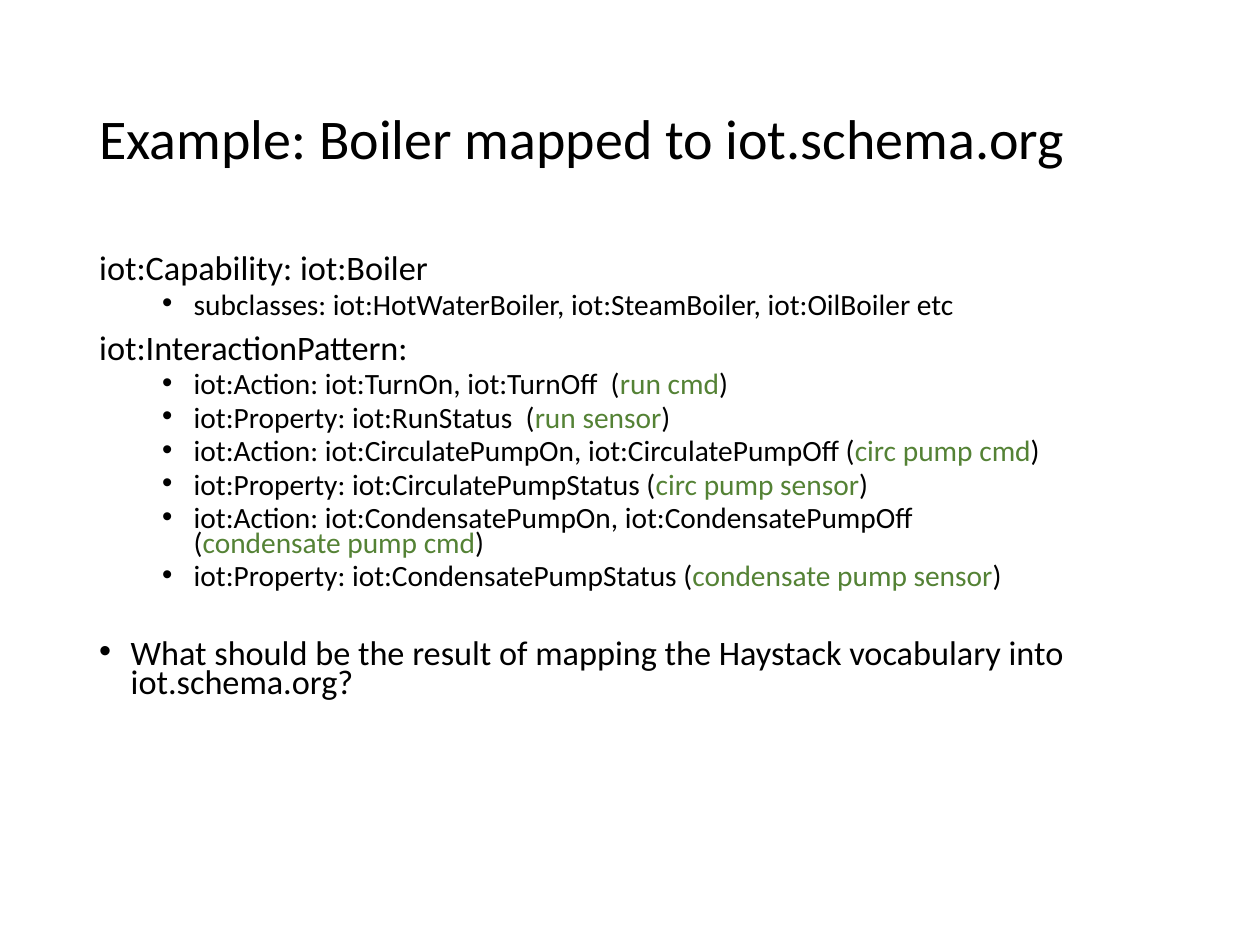
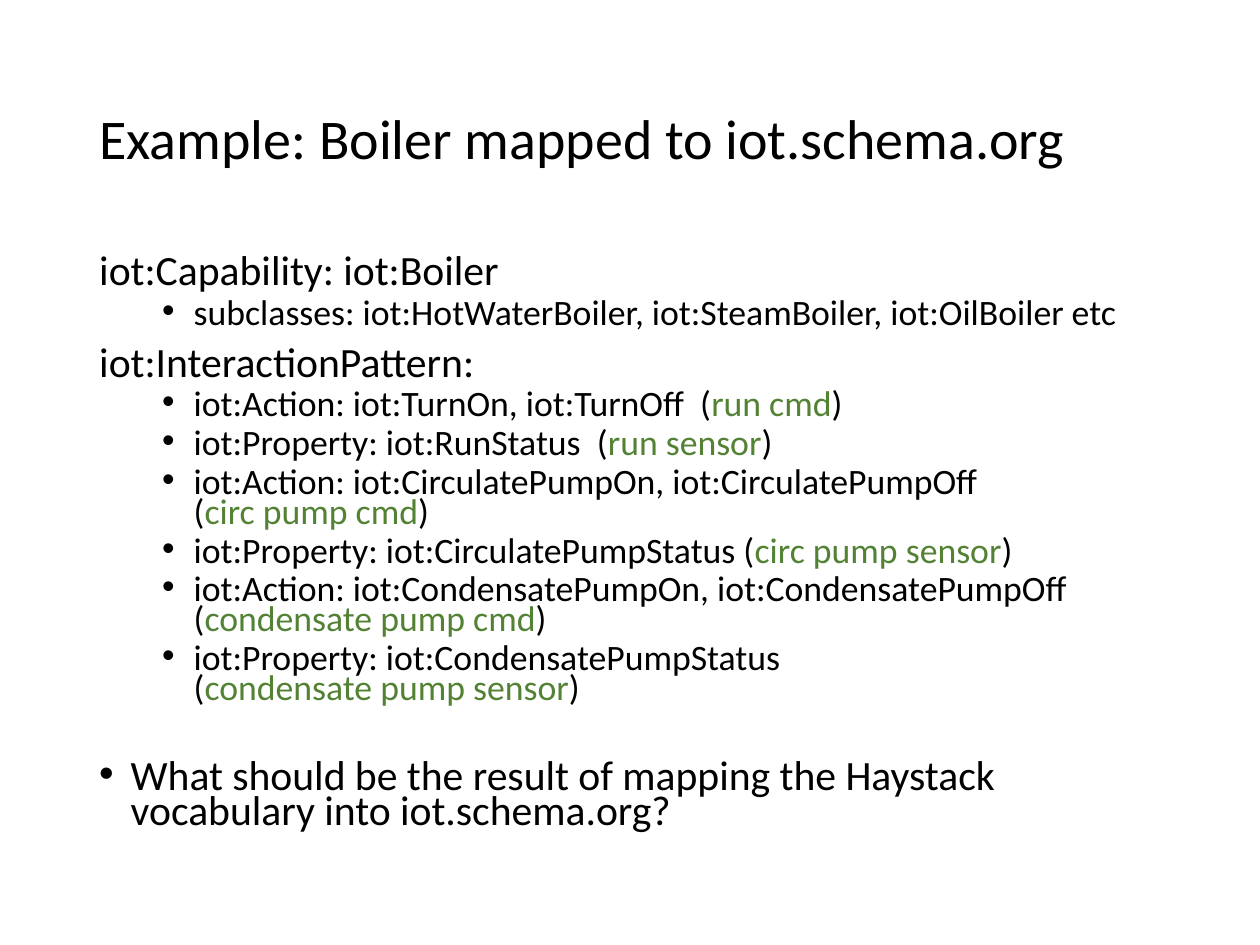
Before and after one commit to iot-schema-collab/teleconferences, a slide deck: slide 13 of iotschema-17may20218.pptx. Drawn at 1260x945 pixels with LibreOffice and Linux fonts; fonts in the diff are those of the drawing. Boxes give left, top, right and bottom in pixels: in the first picture for what was removed or moved away, otherwise in the second. Text is boxed around its words. In the diff, an @@ line names an element or a change of style, - is before the commit and + after.

Commit message:
Figure - Integration of Haystack vocabulary in iot.schema.org updated.

```diff
--- a/iotschema-17may20218.pptx
+++ b/iotschema-17may20218.pptx
@@ text "iot:Capability: iot:Boiler" at [99, 256, 1116, 832]: size 19.6 to 23.8 pt in "iot:Capability: iot:Boiler", "iot:InteractionPattern:", "What should be the result of mapping ..."; size 16.8 to 20.4 pt in "subclasses: iot:HotWaterBoiler, iot:SteamBoiler, iot:OilBoil ...", "iot:Action: iot:TurnOn, iot:TurnOff (run cmd)", "iot:Property: iot:RunStatus (run sensor)", "iot:Action: iot:CirculatePumpOn, iot:CirculatePumpOff (circ  ..." and 3 more places @@
```
Also in this commit, not shown: 4 other slides changed, 1 other file.
